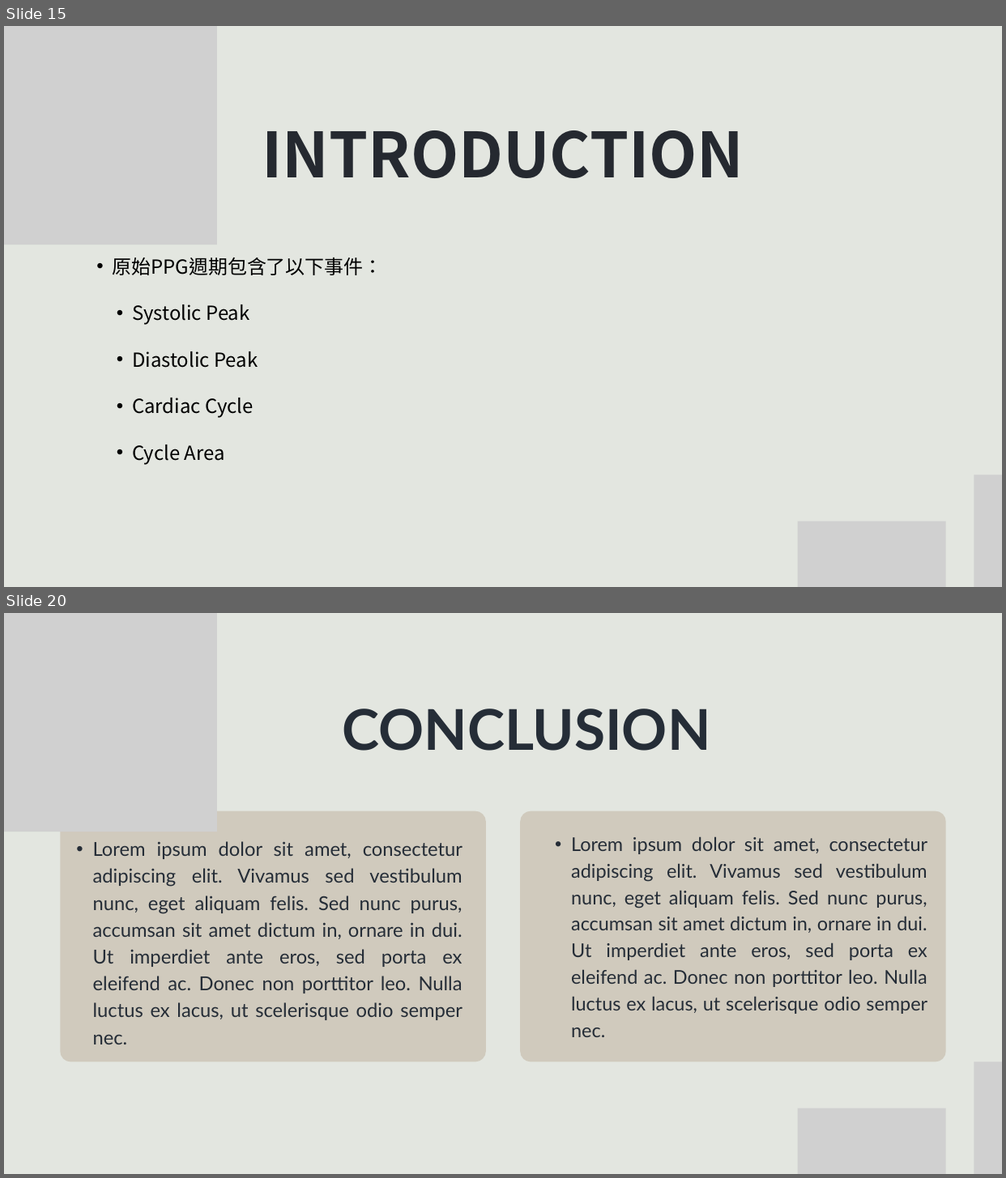
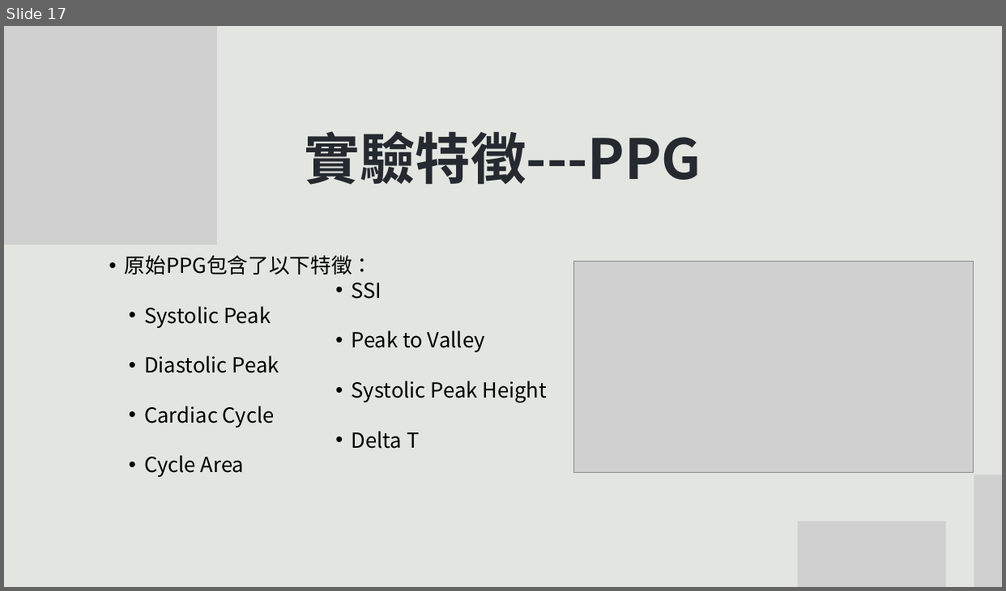
Before and after one commit to m11217045/PPG, a slide deck: 碩論/Ivory Black Simple Geometric Research Project Presentation.pptx. Shown one above the other, each under a label of ours: slides 15 and 20 before the commit, slide 17 after it; the slides between them are not shown. The pictures are 1006x1178 and 1006x591 pixels, drawn with LibreOffice and Linux fonts; fonts in the diff are those of the drawing; grey boxes stand for pictures. Boxes give left, top, right and bottom in pixels: in the first picture for what was removed or moved away, otherwise in the second. Text is boxed around its words. In the diff, an @@ line names an element or a change of style, - is before the commit and + after.

```diff
--- a/碩論/Ivory Black Simple Geometric Research Project Presentation.pptx
+++ b/碩論/Ivory Black Simple Geometric Research Project Presentation.pptx
@@ slide 20 removed at [4,613,1002,1174], background #E3E6E0 @@
@@ picture removed at [4,613,217,832] @@
@@ text removed at [343,709,711,751] @@
-CONCLUSION
@@ freeform shape removed at [60,811,485,1062] @@
@@ freeform shape removed at [520,811,945,1062] @@
@@ text removed at [93,841,462,1045] @@
-  • Lorem ipsum dolor sit amet, consectetur adipiscing elit. Vivamus sed vestibulum nunc, eget aliquam felis. Sed nunc purus, accumsan sit amet dictum in, ornare in dui. Ut imperdiet ante eros, sed porta ex eleifend ac. Donec non porttitor leo. Nulla luctus ex lacus, ut scelerisque odio semper nec.
@@ text removed at [571,837,928,1037] @@
-  • Lorem ipsum dolor sit amet, consectetur adipiscing elit. Vivamus sed vestibulum nunc, eget aliquam felis. Sed nunc purus, accumsan sit amet dictum in, ornare in dui. Ut imperdiet ante eros, sed porta ex eleifend ac. Donec non porttitor leo. Nulla luctus ex lacus, ut scelerisque odio semper nec.
@@ picture removed at [974,1062,1002,1174] @@
@@ picture removed at [797,1109,945,1174] @@
@@ what was slide 15 is now slide 17 @@
@@ slide 17 changed as well @@
@@ text at [305,131,701,185]: text changed; size 90 to 80 pt @@
-INTRODUCTION
+實驗特徵---PPG
@@ text "原始PPG包含了以下特徵：": place and size @@
-text "原始PPG包含了以下特徵：" at [113,258,383,465]
+text "原始PPG包含了以下特徵：" at [125,255,373,477]
@@ text at [125,255,373,275]: text changed; size 28 to 30 pt @@
-• 原始PPG週期包含了以下事件：
+• 原始PPG包含了以下特徵：
@@ picture added at [573,261,973,473] @@
@@ text added at [351,283,547,449], 30 pt, text #000000 @@
+• SSI
+• Peak to Valley
+• Systolic Peak Height
+• Delta T
@@ text at [144,306,279,477]: size 28 to 30 pt in "Systolic Peak", "Diastolic Peak", "Cardiac Cycle", "Cycle Area" @@
```
Also in this commit, not shown: 9 other slides changed, 36 slides added, 9 other slides removed, 10 other files.
